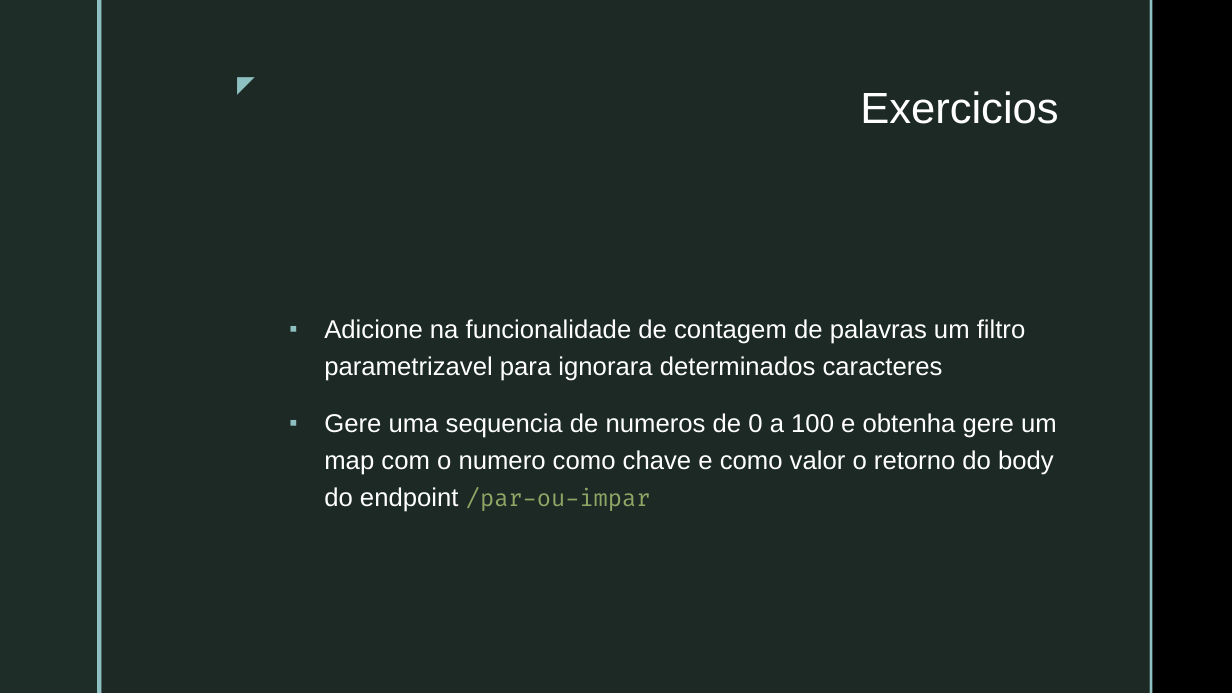
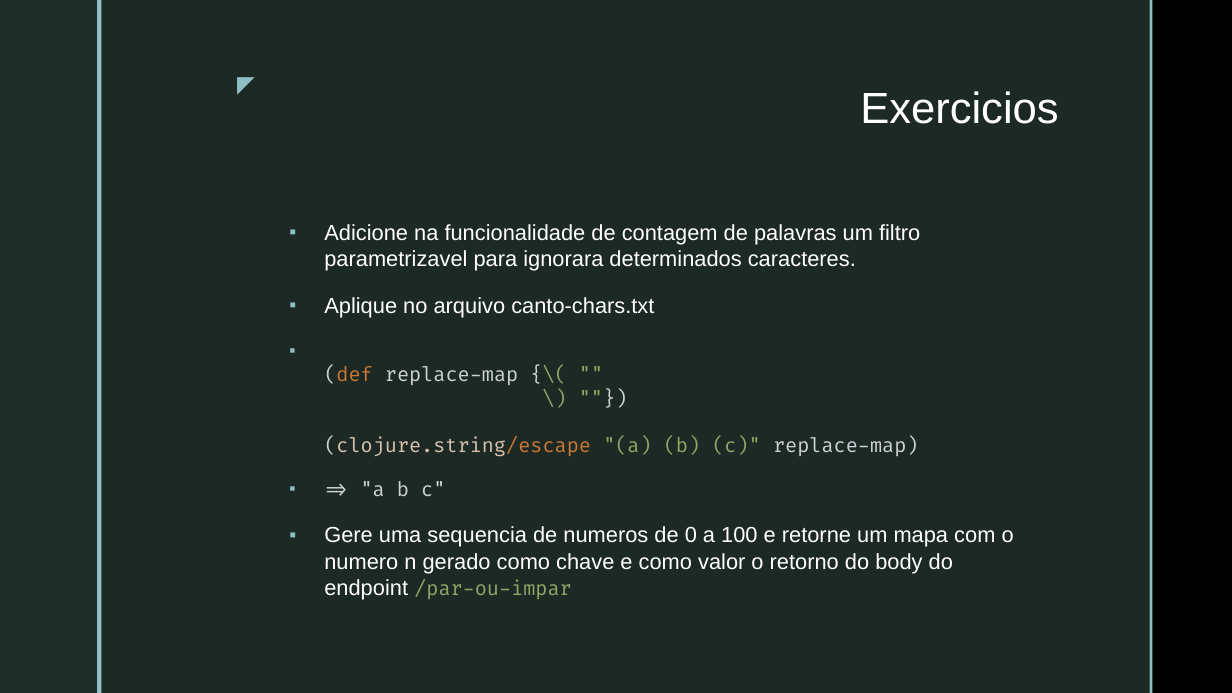
Before and after one commit to VictorInacio/curso-clojure-mybank, a slide deck: slide 32 of doc/NUBOOT-MOD3-PROG-TEC-CLJ.pptx (slide 29 before the commit). Drawn at 1232x693 pixels with LibreOffice and Linux fonts; fonts in the diff are those of the drawing; background and template pictures are left out. Boxes give left, top, right and bottom in pixels: in the first picture for what was removed or moved away, otherwise in the second. Text is boxed around its words. In the diff, an @@ line names an element or a change of style, - is before the commit and + after.

```diff
--- a/doc/NUBOOT-MOD3-PROG-TEC-CLJ.pptx
+++ b/doc/NUBOOT-MOD3-PROG-TEC-CLJ.pptx
@@ text at bbox=[324, 224, 1014, 600]: text changed; size 20 to 17 pt @@
-▪ Adicione na funcionalidade de contagem de palavras um filtro parametrizavel para ignorara determinados caracteres
-▪ Gere uma sequencia de numeros de 0 a 100 e obtenha gere um map com o numero como chave e como valor o retorno do body do endpoint /par-ou-impar
+▪ Adicione na funcionalidade de contagem de palavras um filtro parametrizavel para ignorara determinados caracteres.
+▪ Aplique no arquivo canto-chars.txt
+▪ (def replace-map {\( ""
+  \) ""})
+  (clojure.string/escape "(a) (b) (c)" replace-map)
+▪ => "a b c"
+▪ Gere uma sequencia de numeros de 0 a 100 e retorne um mapa com o numero n gerado como chave e como valor o retorno do body do endpoint /par-ou-impar
```
Also in this commit, not shown: 3 slides added, 1 other file.
